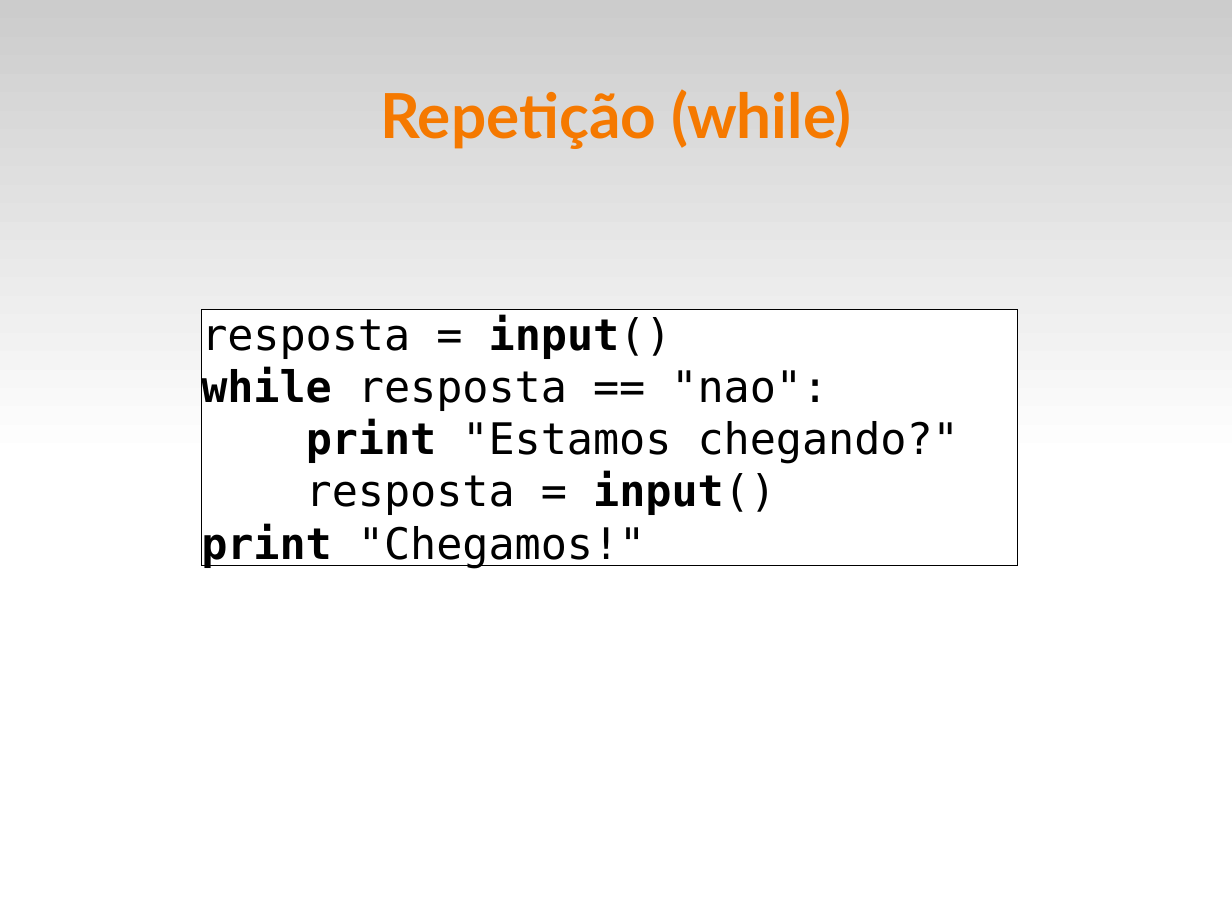
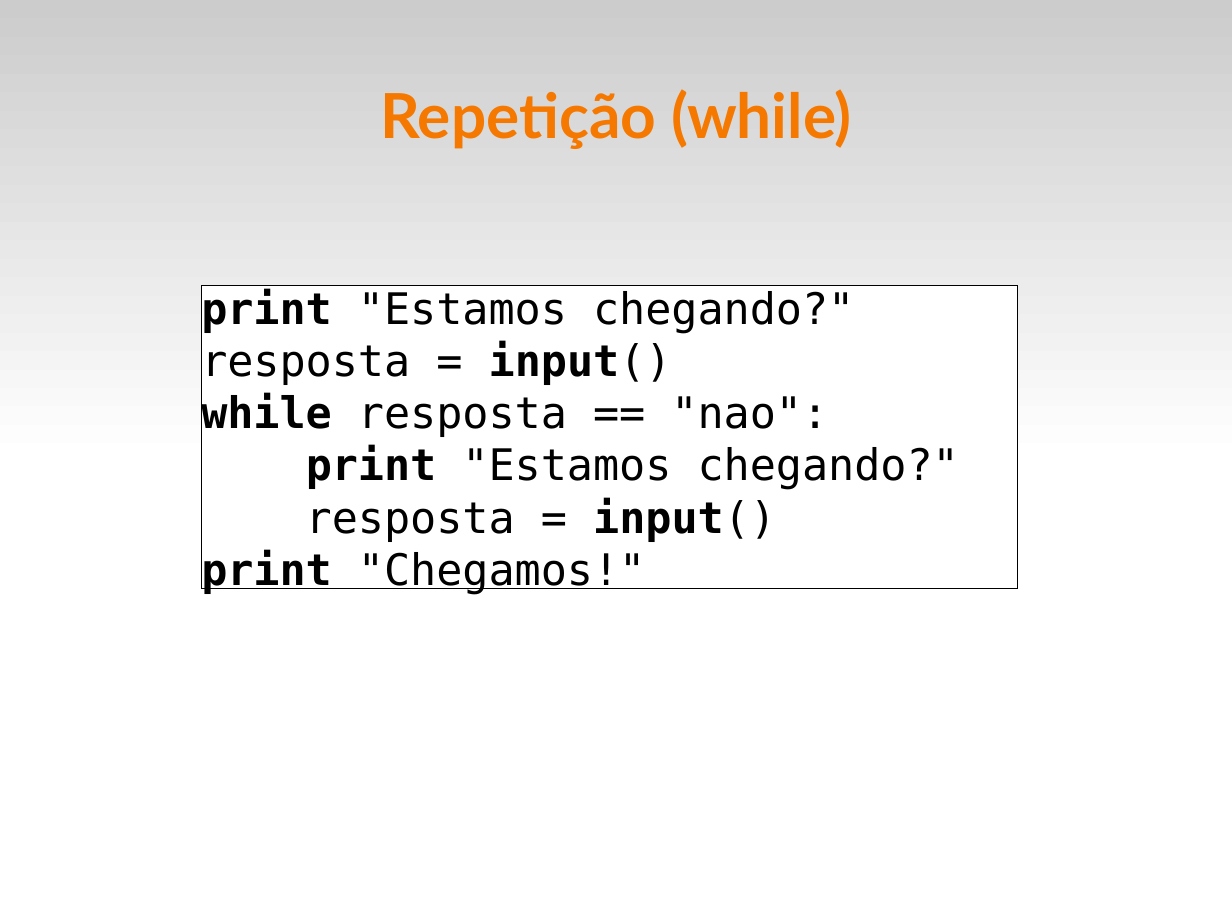
Before and after one commit to fsantanna-uerj/IPD, a slide deck: slide 2 of slides/ipd-05-while.odp. Drawn at 1232x924 pixels with LibreOffice and Linux fonts; fonts in the diff are those of the drawing. Boxes give left, top, right and bottom in pixels: in the first picture for what was removed or moved away, otherwise in the second. Text is boxed around its words. In the diff, an @@ line names an element or a change of style, - is before the commit and + after.

```diff
--- a/slides/ipd-05-while.odp
+++ b/slides/ipd-05-while.odp
@@ text in rectangle at (201,289,854,334): paragraph added @@
+print "Estamos chegando?"
@@ rectangle "print "Estamos chegando?"": place and size @@
-rectangle "print "Estamos chegando?"" at (201,310,1018,566)
+rectangle "print "Estamos chegando?"" at (201,286,1018,589)
```
Also in this commit, not shown: 4 other slides changed, 3 other files.
